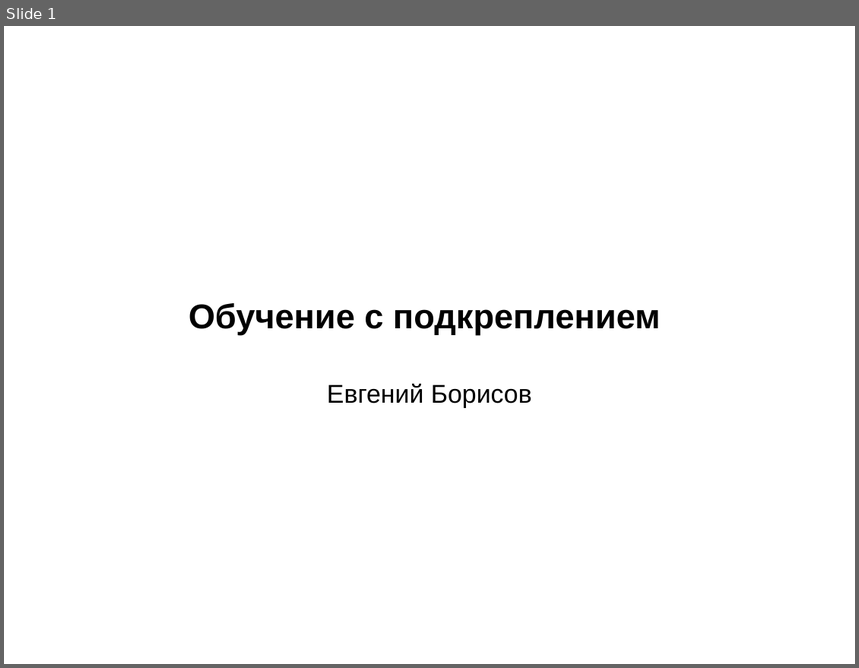
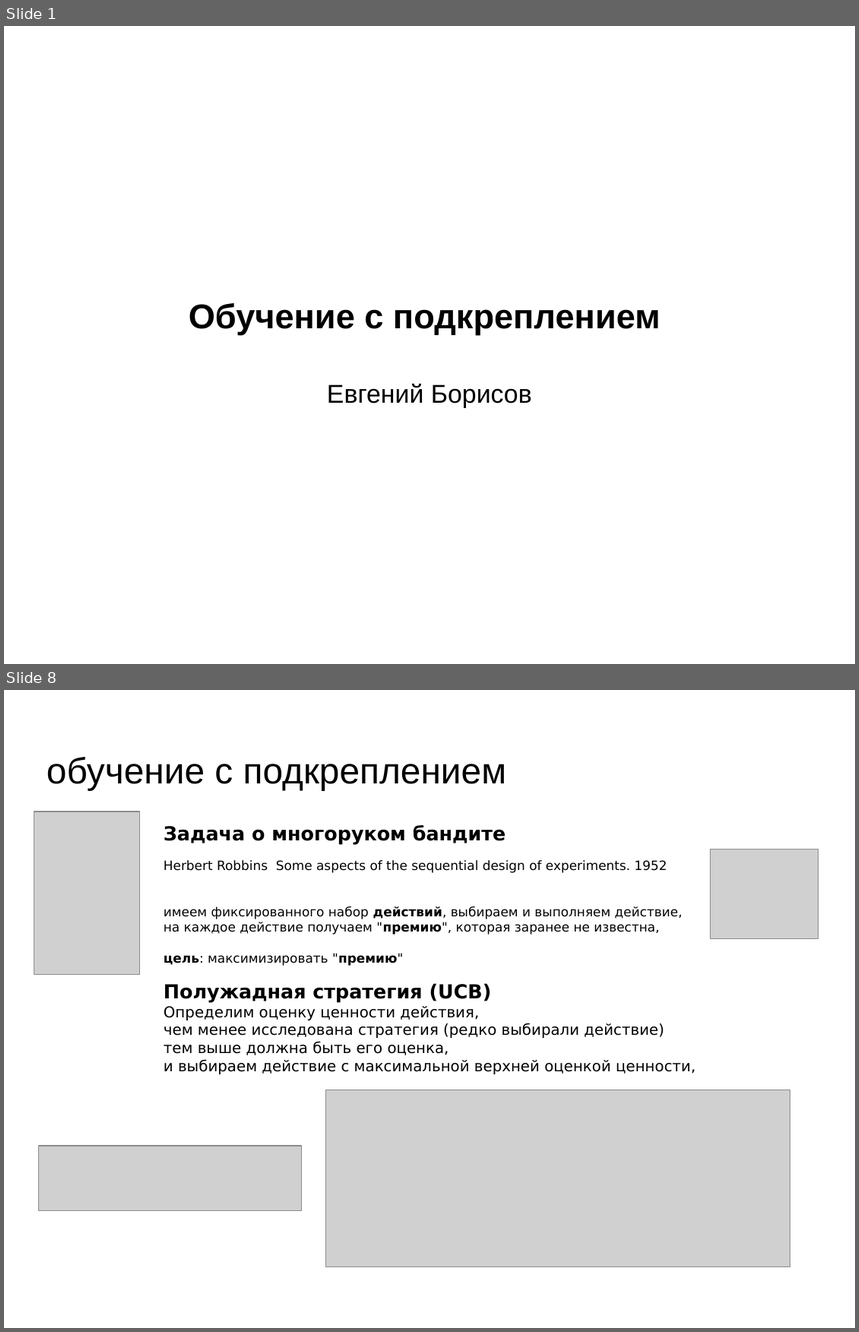
Before and after one commit to mechanoid5/ml_lectorium_legacy, a slide deck: 34-reinforcement-learning.odp. Shown one above the other, each under a label of ours: slide 1 before the commit, slides 1 and 8 after it; the slides between them are not shown. The pictures are 859x668 and 859x1332 pixels, drawn with LibreOffice and Linux fonts; fonts in the diff are those of the drawing; grey boxes stand for pictures; background and template pictures are left out. Boxes give left, top, right and bottom in pixels: in the first picture for what was removed or moved away, otherwise in the second. Text is boxed around its words. In the diff, an @@ line names an element or a change of style, - is before the commit and + after.

```diff
--- a/34-reinforcement-learning.odp
+++ b/34-reinforcement-learning.odp
@@ slide 8 added at box(4, 690, 855, 1328), background picture (left out) @@
@@ title added at box(47, 757, 507, 790), 33.9 pt, text #000000 @@
+обучение с подкреплением
@@ picture added at box(34, 812, 140, 974) @@
@@ text added at box(164, 825, 683, 966), 12 pt, text #000000 @@
+Задача о многоруком бандите
+Herbert Robbins Some aspects of the sequential design of experiments. 1952
+имеем фиксированного набор действий, выбираем и выполняем действие,
+на каждое действие получаем "премию", которая заранее не известна,
+цель: максимизировать "премию"
@@ picture added at box(711, 850, 819, 939) @@
@@ text added at box(164, 983, 696, 1075), 14 pt, text #000000 @@
+Полужадная стратегия (UCB)
+Определим оценку ценности действия,
+чем менее исследована стратегия (редко выбирали действие)
+тем выше должна быть его оценка,
+и выбираем действие с максимальной верхней оценкой ценности,
@@ picture added at box(326, 1090, 791, 1268) @@
@@ picture added at box(39, 1147, 302, 1211) @@
```
Also in this commit, not shown: 3 slides changed, 8 other slides added, 3 slides removed.
